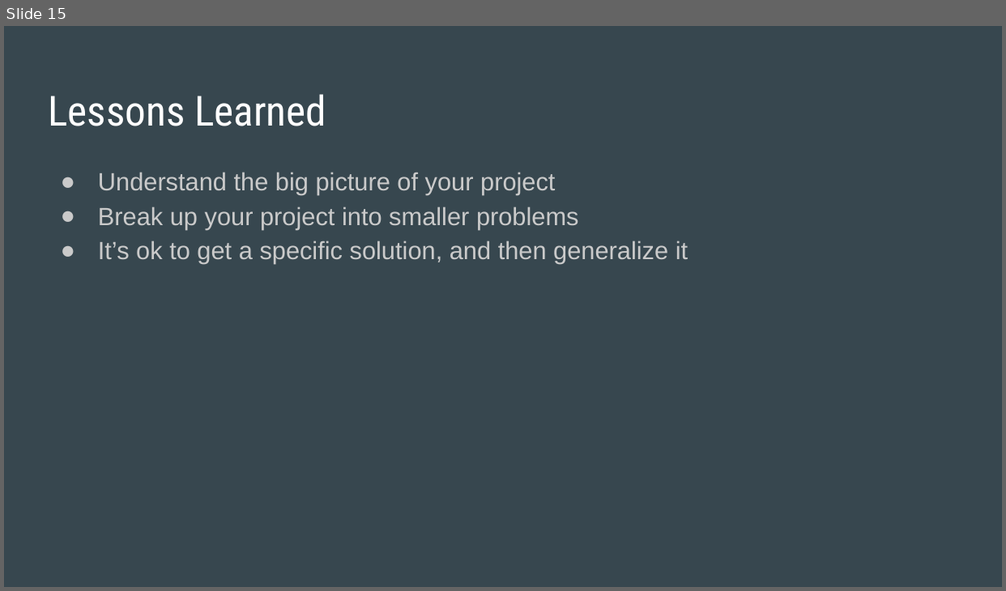
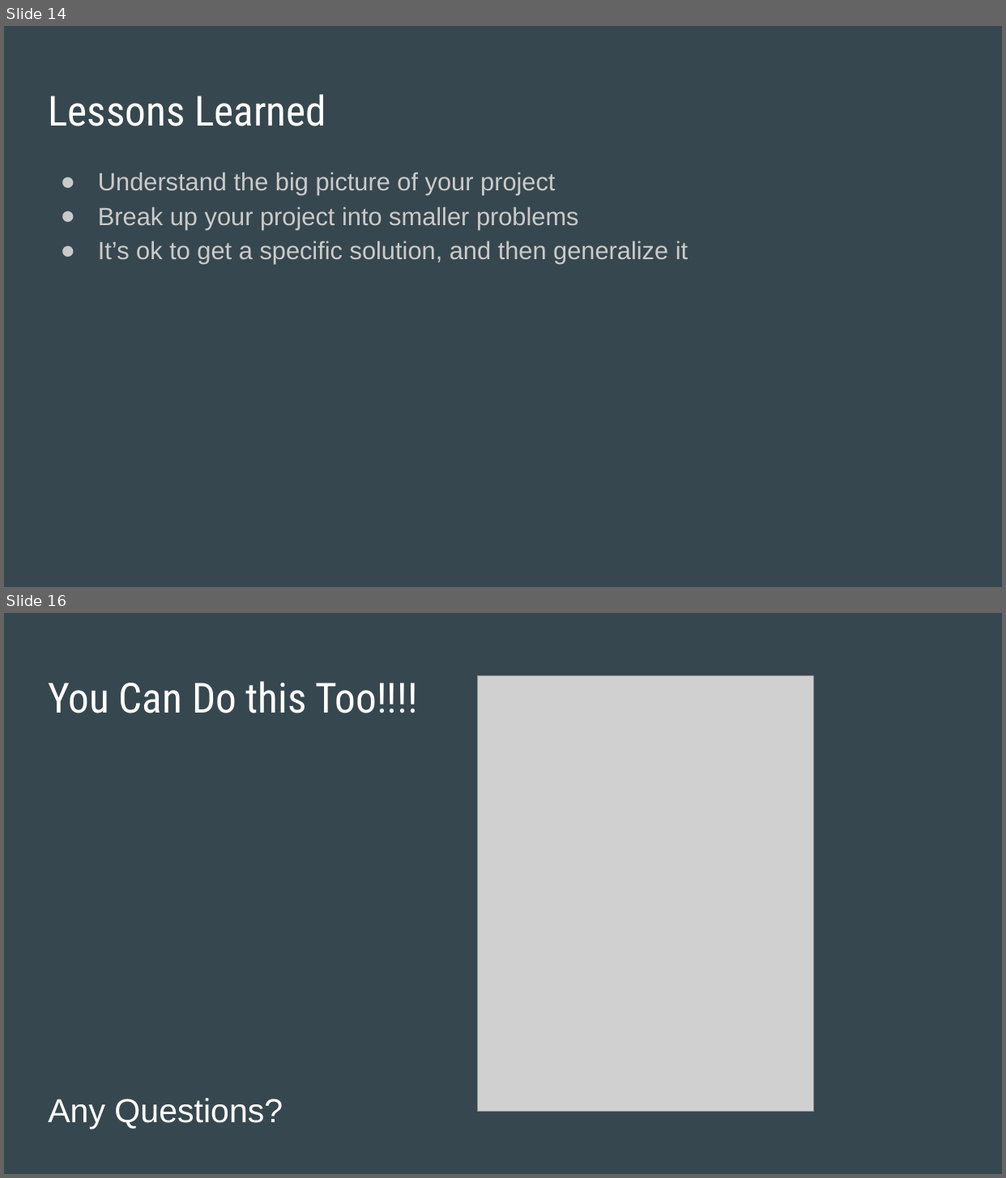
Before and after one commit to codbellamy/Directed-Study, a slide deck: Neural Networks/Neural Nets and AI Midterm Presentation.pptx. Shown one above the other, each under a label of ours: slide 15 before the commit, slides 14 and 16 after it; the slides between them are not shown. The pictures are 1006x591 and 1006x1178 pixels, drawn with LibreOffice and Linux fonts; fonts in the diff are those of the drawing; grey boxes stand for pictures. Boxes give left, top, right and bottom in pixels: in the first picture for what was removed or moved away, otherwise in the second. Text is boxed around its words. In the diff, an @@ line names an element or a change of style, - is before the commit and + after.

```diff
--- a/Neural Networks/Neural Nets and AI Midterm Presentation.pptx
+++ b/Neural Networks/Neural Nets and AI Midterm Presentation.pptx
@@ slide 16 added at (4, 613, 1002, 1174), background #37474F @@
@@ title added at (48, 681, 418, 713), 30 pt, text #FFFFFF @@
+You Can Do this Too!!!!
@@ picture added at (477, 676, 813, 1111) @@
@@ text added at (48, 1098, 283, 1129), 24 pt, text #FFFFFF @@
+Any Questions?
@@ what was slide 15 is now slide 14 @@
```
Also in this commit, not shown: 3 slides changed, 1 other slide added, 1 slide removed.
